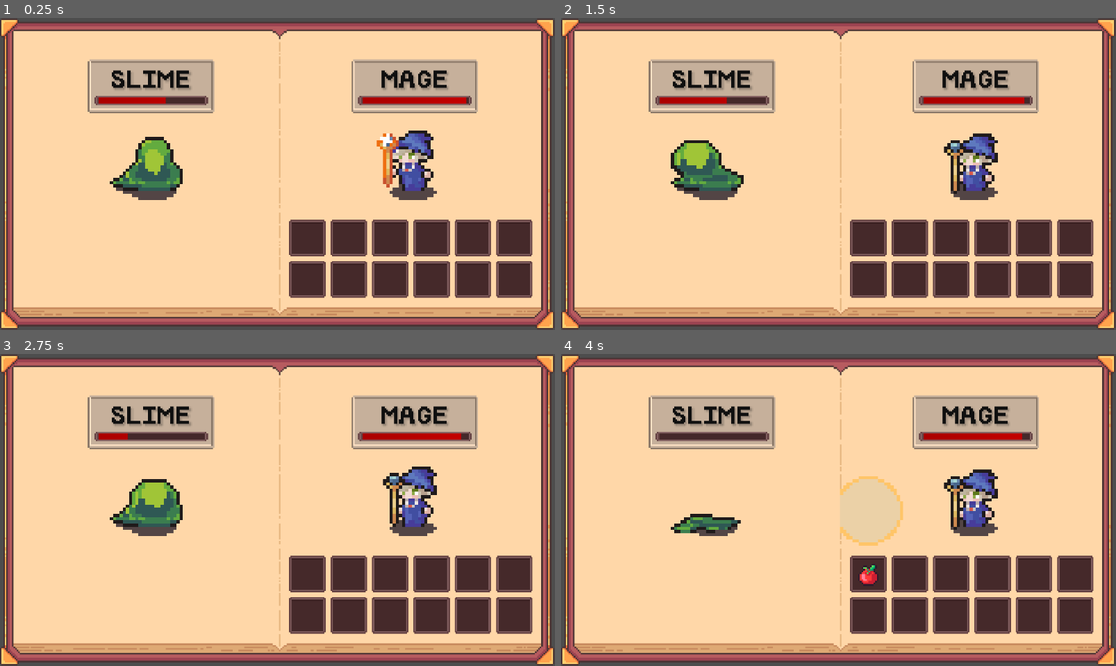
Above: before the commit, frames 1-4 (two rows, left to right).
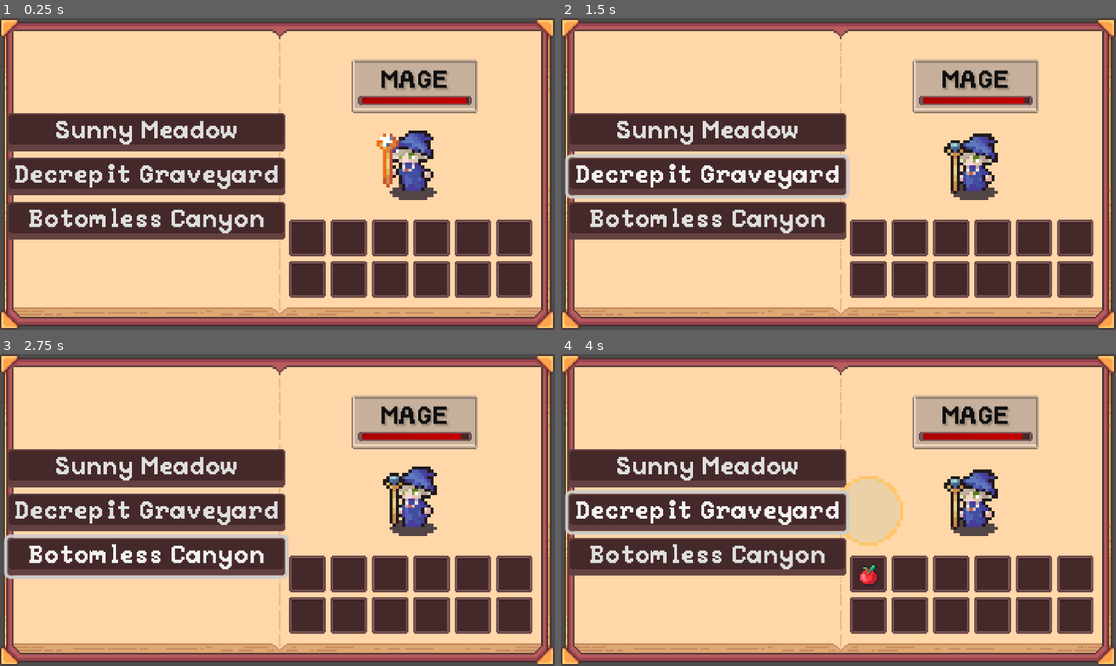
Above: after the commit, the same moments.

Repository: Blortlett/GodotIdle
Game: Godot game, scene res://Scenes/GuiNode.tscn
Same seed, same stepped clock (60 frames per second), same inputs: the game is played once before the commit and once after it.
Inputs (mouse positions are in pixels of both pictures, inside the frame that each line leads up to):
- Up to frame 1 (0.25 s): no input
- Up to frame 2 (1.5 s): click (705, 133) at 0.5 s, where only the run after the commit has a clickable "Sunny Meadow"; click (705, 177) at 1.25 s, where only the run after the commit has a clickable "Decrepit Graveyard"
- Up to frame 3 (2.75 s): click (144, 556) at 2 s, where only the run after the commit has a clickable "Botomless Canyon"
- Up to frame 4 (4 s): click (705, 469) at 2.75 s, where only the run after the commit has a clickable "Sunny Meadow"; click (705, 513) at 3.5 s, where only the run after the commit has a clickable "Decrepit Graveyard"

The runs differ from the first frame. In frame 1, 22% of the frame differs, in the area x 1-52%, y 13-72%; in frame 2, 23%; in frame 3, 23%; in frame 4, 23%, in the area x 0-52%, y 13-72%.

Commit message:
Destination Menu works a bit better... But need to make it actually pick a place to explore

Diff:
--- /dev/null
+++ b/Areas/ExplorableAreas/rBottomlessCanyon.tres
@@ -0,0 +1,12 @@
+[gd_resource type="Resource" script_class="ExplorableArea" load_steps=5 format=3 uid="uid://cgdt811iygfxe"]
+
+[ext_resource type="Script" uid="uid://dhdrxna4ooxij" path="res://Character/scrCharacter.gd" id="1_bcqnn"]
+[ext_resource type="Resource" uid="uid://swafbebokb5g" path="res://Character/Characters/rOrc.tres" id="2_q60rp"]
+[ext_resource type="Resource" uid="uid://cthf622hxw7xg" path="res://Character/Characters/rWolf.tres" id="3_28omx"]
+[ext_resource type="Script" uid="uid://bpiip7dmpkbh8" path="res://Areas/scrArea.gd" id="4_qhx4j"]
+
+[resource]
+script = ExtResource("4_qhx4j")
+Name = "Botomless Canyon"
+SpawnableEnemies = Array[ExtResource("1_bcqnn")]([ExtResource("2_q60rp"), ExtResource("3_28omx")])
+metadata/_custom_type_script = "uid://bpiip7dmpkbh8"
--- /dev/null
+++ b/Areas/ExplorableAreas/rDecreptGraveyard.tres
@@ -0,0 +1,12 @@
+[gd_resource type="Resource" script_class="ExplorableArea" load_steps=5 format=3 uid="uid://g6wywgfjtwwu"]
+
+[ext_resource type="Script" uid="uid://dhdrxna4ooxij" path="res://Character/scrCharacter.gd" id="1_eb76w"]
+[ext_resource type="Resource" uid="uid://bpgn4u4gf56w" path="res://Character/Characters/rSkeleton.tres" id="2_3tkiq"]
+[ext_resource type="Resource" uid="uid://cthf622hxw7xg" path="res://Character/Characters/rWolf.tres" id="3_gc0cn"]
+[ext_resource type="Script" uid="uid://bpiip7dmpkbh8" path="res://Areas/scrArea.gd" id="4_0yut1"]
+
+[resource]
+script = ExtResource("4_0yut1")
+Name = "Decrepit Graveyard"
+SpawnableEnemies = Array[ExtResource("1_eb76w")]([ExtResource("2_3tkiq"), ExtResource("3_gc0cn")])
+metadata/_custom_type_script = "uid://bpiip7dmpkbh8"
--- /dev/null
+++ b/Areas/ExplorableAreas/rSunnyMeadow.tres
@@ -0,0 +1,12 @@
+[gd_resource type="Resource" script_class="ExplorableArea" load_steps=5 format=3 uid="uid://c3swi46siy438"]
+
+[ext_resource type="Script" uid="uid://dhdrxna4ooxij" path="res://Character/scrCharacter.gd" id="1_5n2wi"]
+[ext_resource type="Resource" uid="uid://bhdvldq5o1m0l" path="res://Character/Characters/rSlime.tres" id="2_npi8l"]
+[ext_resource type="Resource" uid="uid://swafbebokb5g" path="res://Character/Characters/rOrc.tres" id="3_5gu8s"]
+[ext_resource type="Script" uid="uid://bpiip7dmpkbh8" path="res://Areas/scrArea.gd" id="4_0udrt"]
+
+[resource]
+script = ExtResource("4_0udrt")
+Name = "Sunny Meadow"
+SpawnableEnemies = Array[ExtResource("1_5n2wi")]([ExtResource("2_npi8l"), ExtResource("3_5gu8s")])
+metadata/_custom_type_script = "uid://bpiip7dmpkbh8"
--- /dev/null
+++ b/Areas/scrArea.gd
@@ -0,0 +1,6 @@
+extends Resource
+
+class_name ExplorableArea
+
+@export var Name: String;
+@export var SpawnableEnemies: Array[Character];
--- a/Character/UI/nCharacterDisplay.tscn
+++ b/Character/UI/nCharacterDisplay.tscn
@@ -1,6 +1,6 @@
 [gd_scene load_steps=2 format=3 uid="uid://cj4pw6j4eaj4t"]
 
-[ext_resource type="SpriteFrames" uid="uid://cfnav5y7dpyq4" path="res://Character/Sprites/GoodGuys/sprfRanga.tres" id="1_nqcan"]
+[ext_resource type="SpriteFrames" uid="uid://bqcrmjx5wggrq" path="res://Character/Sprites/GoodGuys/sprfWarrior.tres" id="1_nqcan"]
 
 [node name="CharacterDisplay" type="Control"]
 texture_filter = 1
--- a/Inventory/UI/InventoryUI/nInventoryUI.tscn
+++ b/Inventory/UI/InventoryUI/nInventoryUI.tscn
@@ -143,8 +143,13 @@
 
 [node name="DestinationMenuUI" parent="BookLeftPageSprite" instance=ExtResource("9_sfvvv")]
 layout_mode = 1
+offset_left = 0.256119
+offset_top = 1.48781
+offset_right = 0.256119
+offset_bottom = 1.48781
 
 [node name="CharacterDisplay" parent="BookLeftPageSprite" instance=ExtResource("8_20xsb")]
+visible = false
 offset_left = 87.805
 offset_top = 88.0
 offset_right = 127.805
--- a/UI/ButtonUI/nButtonUI.tscn
+++ b/UI/ButtonUI/nButtonUI.tscn
@@ -1,25 +1,33 @@
-[gd_scene load_steps=4 format=3 uid="uid://cw6wtuw8h4nqc"]
+[gd_scene load_steps=5 format=3 uid="uid://cw6wtuw8h4nqc"]
 
 [ext_resource type="Texture2D" uid="uid://kqhn0hwcpnid" path="res://Art/TravelBookUI/AnimatedSprites/Button/UI_TravelBook_Button01a_4.png" id="1_ixhkc"]
 [ext_resource type="FontFile" uid="uid://bhkd6t2hvac7k" path="res://Art/Fonts/PeaberryBase.ttf" id="2_6hh5t"]
+
+[sub_resource type="Theme" id="Theme_ixhkc"]
+default_font = ExtResource("2_6hh5t")
 
 [sub_resource type="LabelSettings" id="LabelSettings_4moh0"]
 font = ExtResource("2_6hh5t")
 
 [node name="Button" type="Button"]
+texture_filter = 1
 anchors_preset = 8
 anchor_left = 0.5
 anchor_top = 0.5
 anchor_right = 0.5
 anchor_bottom = 0.5
-offset_left = -4.0
-offset_top = -4.0
-offset_right = 4.0
-offset_bottom = 4.0
+offset_left = -62.0
+offset_top = -12.0
+offset_right = 62.0
+offset_bottom = 15.0
 grow_horizontal = 2
 grow_vertical = 2
+theme = SubResource("Theme_ixhkc")
+text = "Sunny Meadow"
+flat = true
 
 [node name="ButtonGFX" type="NinePatchRect" parent="."]
+show_behind_parent = true
 texture_filter = 1
 layout_mode = 1
 anchors_preset = 15
@@ -34,6 +42,7 @@
 patch_margin_bottom = 5
 
 [node name="Label" type="Label" parent="."]
+visible = false
 texture_filter = 1
 layout_mode = 1
 anchors_preset = 15
--- a/UI/DestinationMenuUI/nDestinationMenuUI.tscn
+++ b/UI/DestinationMenuUI/nDestinationMenuUI.tscn
@@ -1,8 +1,12 @@
-[gd_scene load_steps=2 format=3 uid="uid://2nnh4f80nnll"]
+[gd_scene load_steps=6 format=3 uid="uid://2nnh4f80nnll"]
 
-[ext_resource type="PackedScene" uid="uid://cw6wtuw8h4nqc" path="res://UI/ButtonUI/nButtonUI.tscn" id="1_qbhu4"]
+[ext_resource type="Script" uid="uid://bawdq6okk8g68" path="res://UI/DestinationMenuUI/scrDestinationMenuUI.gd" id="1_guki0"]
+[ext_resource type="Script" uid="uid://bpiip7dmpkbh8" path="res://Areas/scrArea.gd" id="2_u557j"]
+[ext_resource type="Resource" uid="uid://c3swi46siy438" path="res://Areas/ExplorableAreas/rSunnyMeadow.tres" id="3_7xbhf"]
+[ext_resource type="Resource" uid="uid://g6wywgfjtwwu" path="res://Areas/ExplorableAreas/rDecreptGraveyard.tres" id="4_5evxd"]
+[ext_resource type="Resource" uid="uid://cgdt811iygfxe" path="res://Areas/ExplorableAreas/rBottomlessCanyon.tres" id="5_tfm8e"]
 
-[node name="DestinationMenuUI" type="Control"]
+[node name="DestinationMenuUI" type="Control" node_paths=PackedStringArray("ButtonParent")]
 layout_mode = 3
 anchors_preset = 8
 anchor_left = 0.5
@@ -15,27 +19,20 @@
 offset_bottom = -324.0
 grow_horizontal = 2
 grow_vertical = 2
+script = ExtResource("1_guki0")
+Destinations = Array[ExtResource("2_u557j")]([ExtResource("3_7xbhf"), ExtResource("4_5evxd"), ExtResource("5_tfm8e")])
+ButtonParent = NodePath("GridContainer")
 
-[node name="ButtonSunnyMeadow" parent="." instance=ExtResource("1_qbhu4")]
-self_modulate = Color(1, 1, 1, 0)
+[node name="GridContainer" type="GridContainer" parent="."]
 layout_mode = 1
-offset_left = -62.0
-offset_top = -40.0
-offset_right = 62.0
-offset_bottom = -14.0
-
-[node name="ButtonCanyons" parent="." instance=ExtResource("1_qbhu4")]
-self_modulate = Color(1, 1, 1, 0)
-layout_mode = 1
-offset_left = -62.0
-offset_top = 0.0
-offset_right = 62.0
-offset_bottom = 26.0
-
-[node name="ButtonNightFields" parent="." instance=ExtResource("1_qbhu4")]
-self_modulate = Color(1, 1, 1, 0)
-layout_mode = 1
-offset_left = -62.0
-offset_top = 40.0
-offset_right = 62.0
-offset_bottom = 66.0
+anchors_preset = 8
+anchor_left = 0.5
+anchor_top = 0.5
+anchor_right = 0.5
+anchor_bottom = 0.5
+offset_left = -75.0
+offset_top = -20.0
+offset_right = 75.0
+offset_bottom = 20.0
+grow_horizontal = 2
+grow_vertical = 2
--- a/UI/DestinationMenuUI/scrDestinationMenuUI.gd
+++ b/UI/DestinationMenuUI/scrDestinationMenuUI.gd
@@ -1 +1,14 @@
-extends Node
+extends Control
+
+class_name DestinationMenu;
+@export var Destinations: Array[ExplorableArea];
+@export var ButtonParent: GridContainer;
+var Buttons: Array[Button];
+
+@onready var mButton: PackedScene = preload("res://UI/ButtonUI/nButtonUI.tscn");
+
+func _ready() -> void:
+	for i in Destinations.size():
+		var new_button: Button = mButton.instantiate();
+		ButtonParent.add_child(new_button);
+		new_button.text = Destinations[i].Name;
--- a/project.godot
+++ b/project.godot
@@ -14,3 +14,7 @@
 run/main_scene="uid://8vyvaxykm4g4"
 config/features=PackedStringArray("4.4", "Forward Plus")
 config/icon="res://icon.svg"
+
+[rendering]
+
+renderer/rendering_method="gl_compatibility"
Not shown, added: Areas/scrArea.gd.uid
Not shown, added: export_presets.cfg
